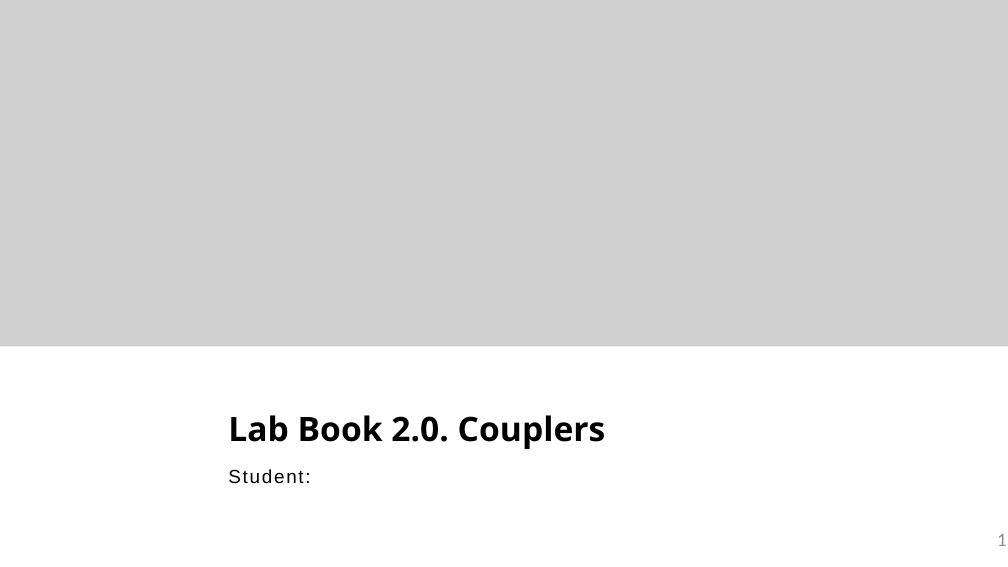
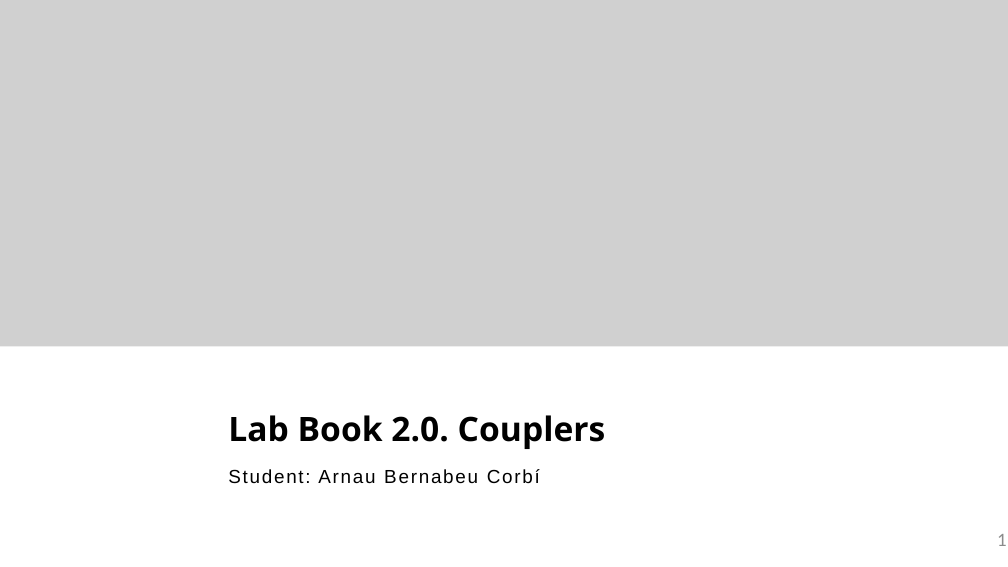
Before and after one commit to ABERCOR/cifoin-lab2, a slide deck: slide 1 of LabBook_20.pptx. Drawn at 1008x567 pixels with LibreOffice and Linux fonts; fonts in the diff are those of the drawing; grey boxes stand for pictures; background and template pictures are left out. Boxes give left, top, right and bottom in pixels: in the first picture for what was removed or moved away, otherwise in the second. Text is boxed around its words. In the diff, an @@ line names an element or a change of style, - is before the commit and + after.

Commit message:
últimos cambios

```diff
--- a/LabBook_20.pptx
+++ b/LabBook_20.pptx
@@ text at [228, 469, 540, 484]: text changed @@
-Student:
+Student: Arnau Bernabeu Corbí
```
